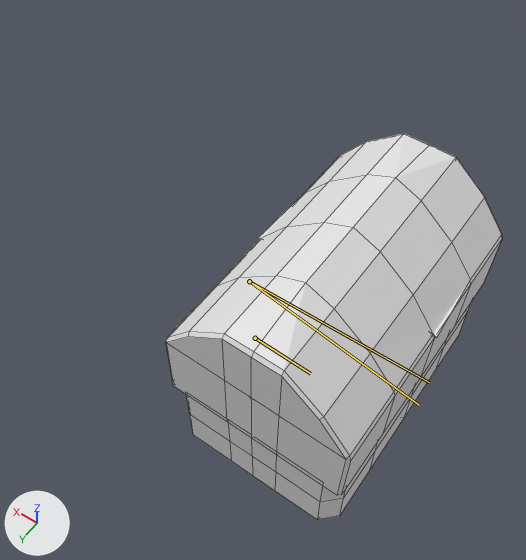
An edit to the Blender file obj_chest_bellaMartos_01.blend, drawn before and after from the same camera.
Camera for both pictures: a camera (50 mm lens) standing at (-2.31, 4.85, 7.83) and looking at (1.0, 0.21, 0.54). The axes (+X, +Y, +Z) are drawn at lower left. The lights are the same throughout. The older version comes first. Both versions are drawn at frame 22 of the action 'ArmatureAction'; the numbers are the values there. The bones that bend it are drawn over the model as lines. Mesh edges are drawn as thin lines.

Names of what the first picture shows: 'Chest', 'Lid.002'.
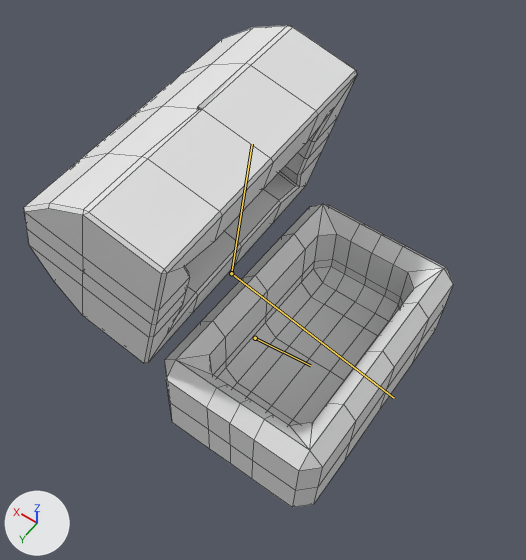
What the commit changed:
Bone 'mainBone' (bone_mainbone) turns from (0, 0, 0) to (0, 0, -13) degrees about its own x, y and z.
Bone 'topBone' (bone_topbone) turns from (0, 0, 1) to (0, 5, -61) degrees about its own x, y and z.
Bone 'bottomBone' (bone_bottombone) turns from (0, 0, 0) to (-15, -1, 0) degrees about its own x, y and z.

Location of each change, [x1, y1, x2, y2] in pixels of the pictures (526 x 560 px):
'Lid.002', posed (6% shorter)
    before: [166, 134, 502, 495]
    after: [24, 25, 357, 363]
'Chest', posed
    before: [187, 304, 470, 520]
    after: [164, 204, 453, 507]
bone 'mainBone', root to tip
    before: (255, 338) to (310, 373)
    after: (255, 338) to (310, 365)
bone 'topBone', root to tip
    before: (249, 281) to (429, 382)
    after: (231, 273) to (252, 144)
bone 'bottomBone', root to tip
    before: (249, 281) to (419, 405)
    after: (231, 273) to (394, 398)
